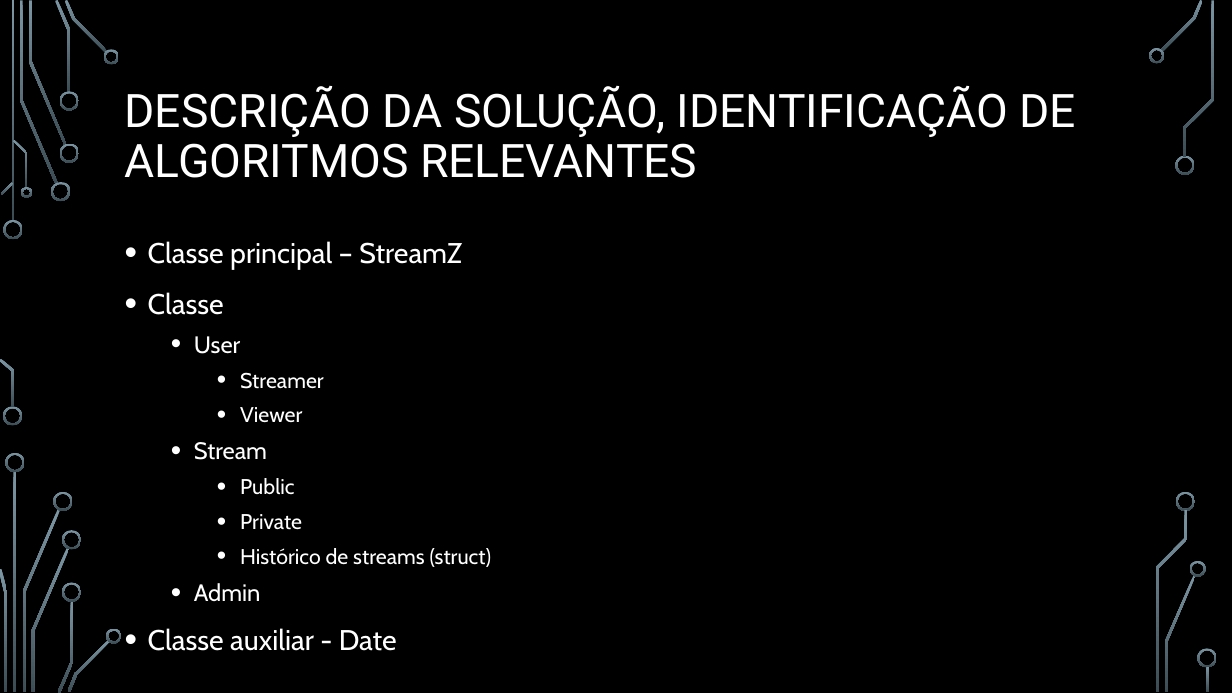
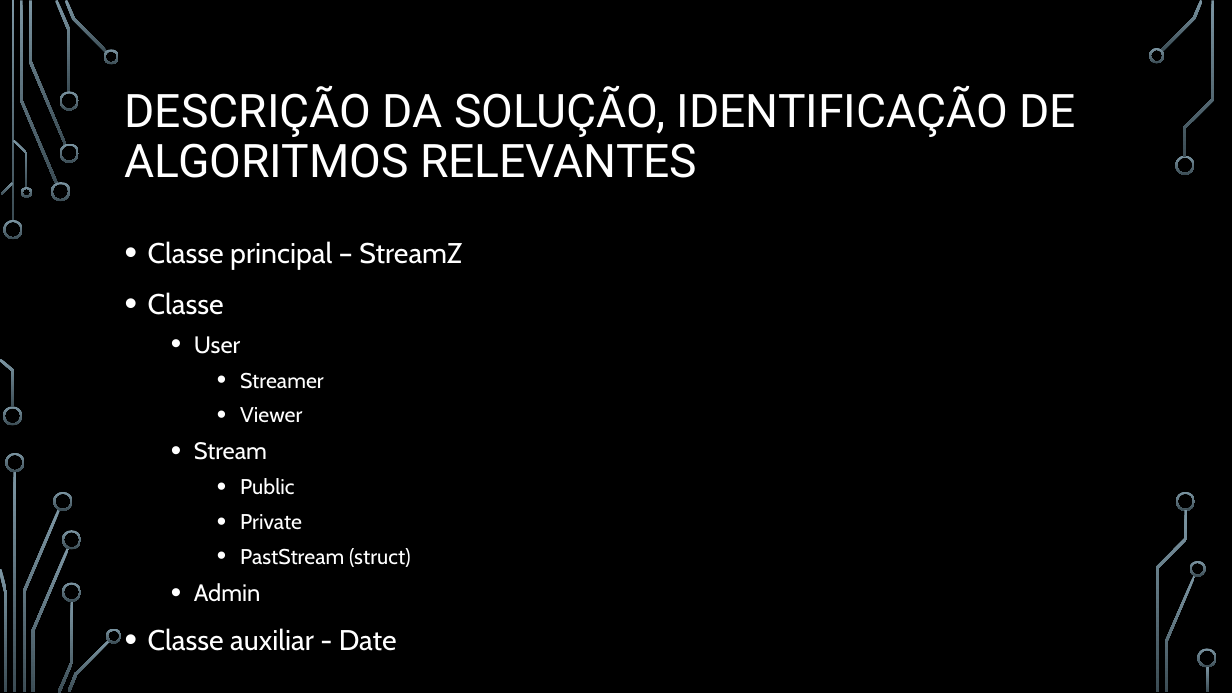
Before and after one commit to BrunoRosendo/StreamZ-AEDA-proj-, a slide deck: slide 3 of StreamZ.pptx. Drawn at 1232x693 pixels with LibreOffice and Linux fonts; fonts in the diff are those of the drawing; background and template pictures are left out. Boxes give left, top, right and bottom in pixels: in the first picture for what was removed or moved away, otherwise in the second. Text is boxed around its words. In the diff, an @@ line names an element or a change of style, - is before the commit and + after.

```diff
--- a/StreamZ.pptx
+++ b/StreamZ.pptx
@@ text at [240, 548, 411, 567]: text changed @@
-    • Histórico de streams (struct)
+    • PastStream (struct)
```
Also in this commit, not shown: 10 other slides changed, 3 slides added, 1 slide removed.
